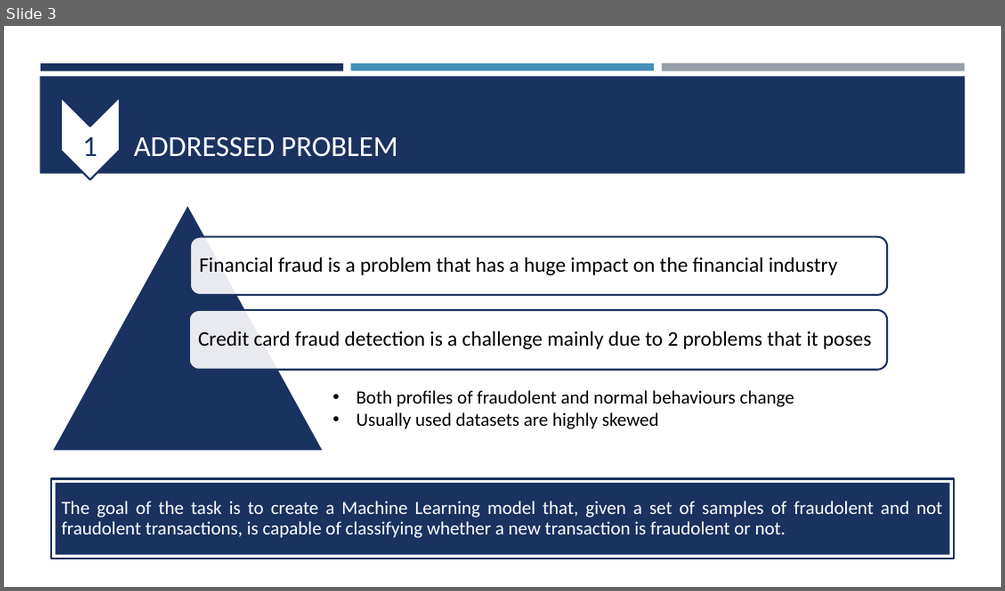
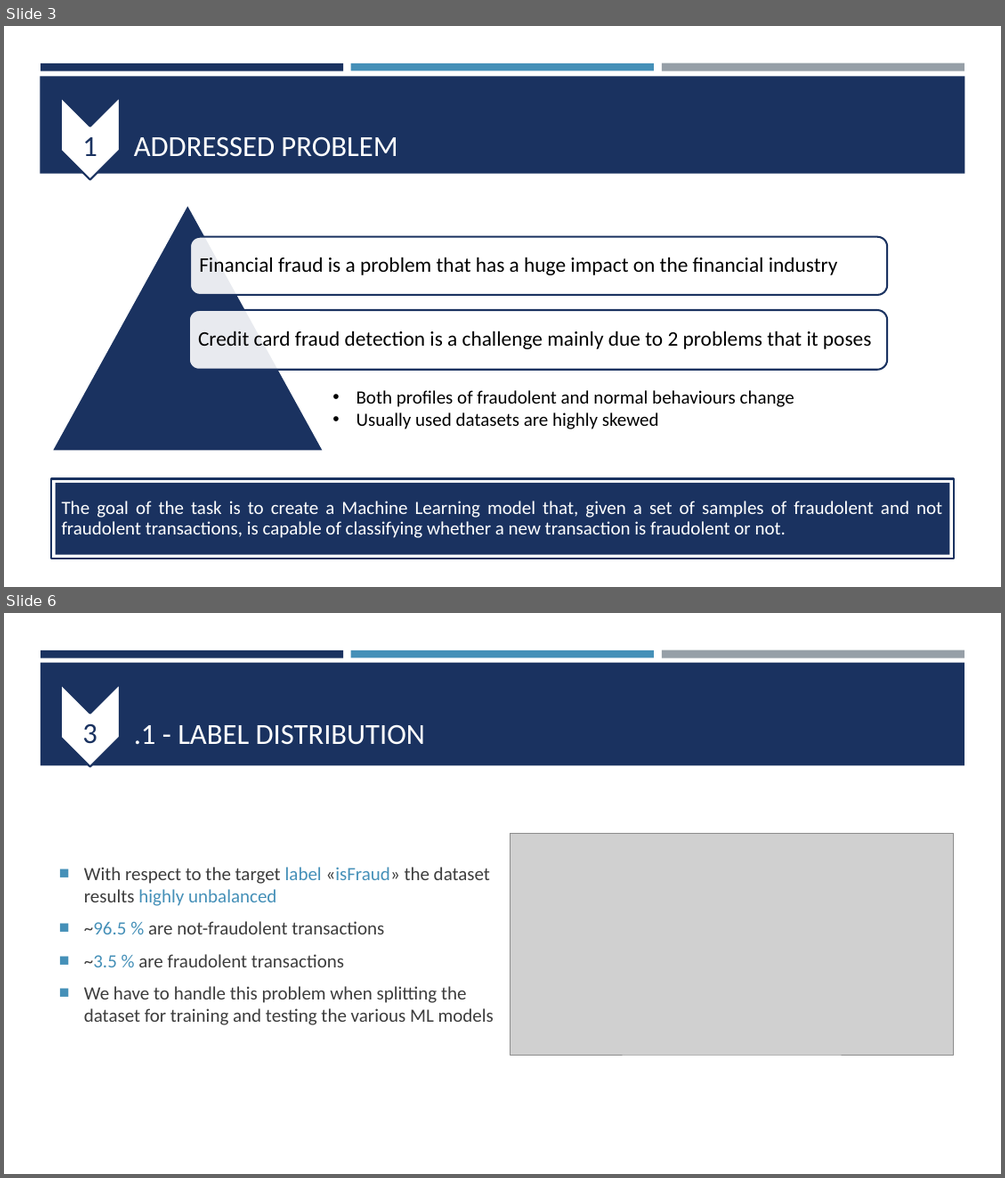
Before and after one commit to lmriccardo/fraudolent-transaction-classification, a slide deck: presentation/fraudolent_transaction.pptx. Shown one above the other, each under a label of ours: slide 3 before the commit, slides 3 and 6 after it; the slides between them are not shown. The pictures are 1005x591 and 1005x1178 pixels, drawn with LibreOffice and Linux fonts; fonts in the diff are those of the drawing; grey boxes stand for pictures. Boxes give left, top, right and bottom in pixels: in the first picture for what was removed or moved away, otherwise in the second. Text is boxed around its words. In the diff, an @@ line names an element or a change of style, - is before the commit and + after.

Commit message:
Update PPTX. Update results

```diff
--- a/presentation/fraudolent_transaction.pptx
+++ b/presentation/fraudolent_transaction.pptx
@@ slide 6 added at (x1=4, y1=613, x2=1001, y2=1174), background #FFFFFF; not listed: 3 template elements that a slide beside it also shows @@
@@ rectangle added at (x1=40, y1=662, x2=965, y2=765), fill #1A3260 @@
@@ chevron added at (x1=61, y1=684, x2=120, y2=767), fill #FFFFFF, outline #1A3260 1.75 pt @@
@@ text added at (x1=82, y1=724, x2=97, y2=744), 28 pt, text #1A3260 @@
+3
@@ title added at (x1=134, y1=725, x2=425, y2=745), 28 pt, text #FFFFFF @@
+.1 - LABEL DISTRIBUTION
@@ picture added at (x1=510, y1=833, x2=954, y2=1055) @@
@@ text added at (x1=84, y1=867, x2=494, y2=1025), 18 pt, text #3D3D3D @@
+■ With respect to the target label «isFraud» the dataset results highly unbalanced
+■ ~96.5 % are not-fraudolent transactions
+■ ~3.5 % are fraudolent transactions
+■ We have to handle this problem when splitting the dataset for training and testing the various ML models
```
Also in this commit, not shown: 2 slides changed, 3 other slides added, 3 other files.
